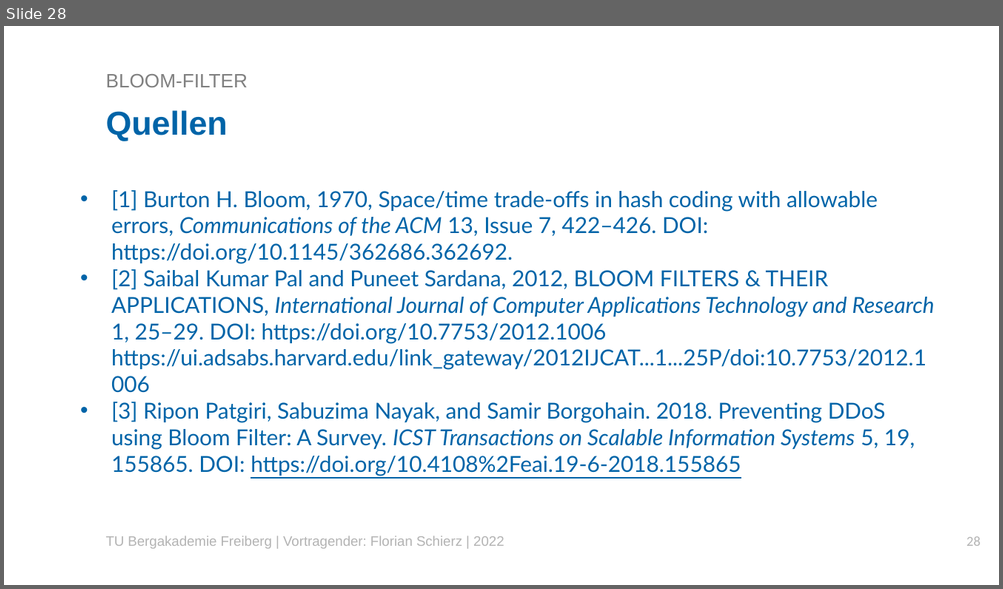
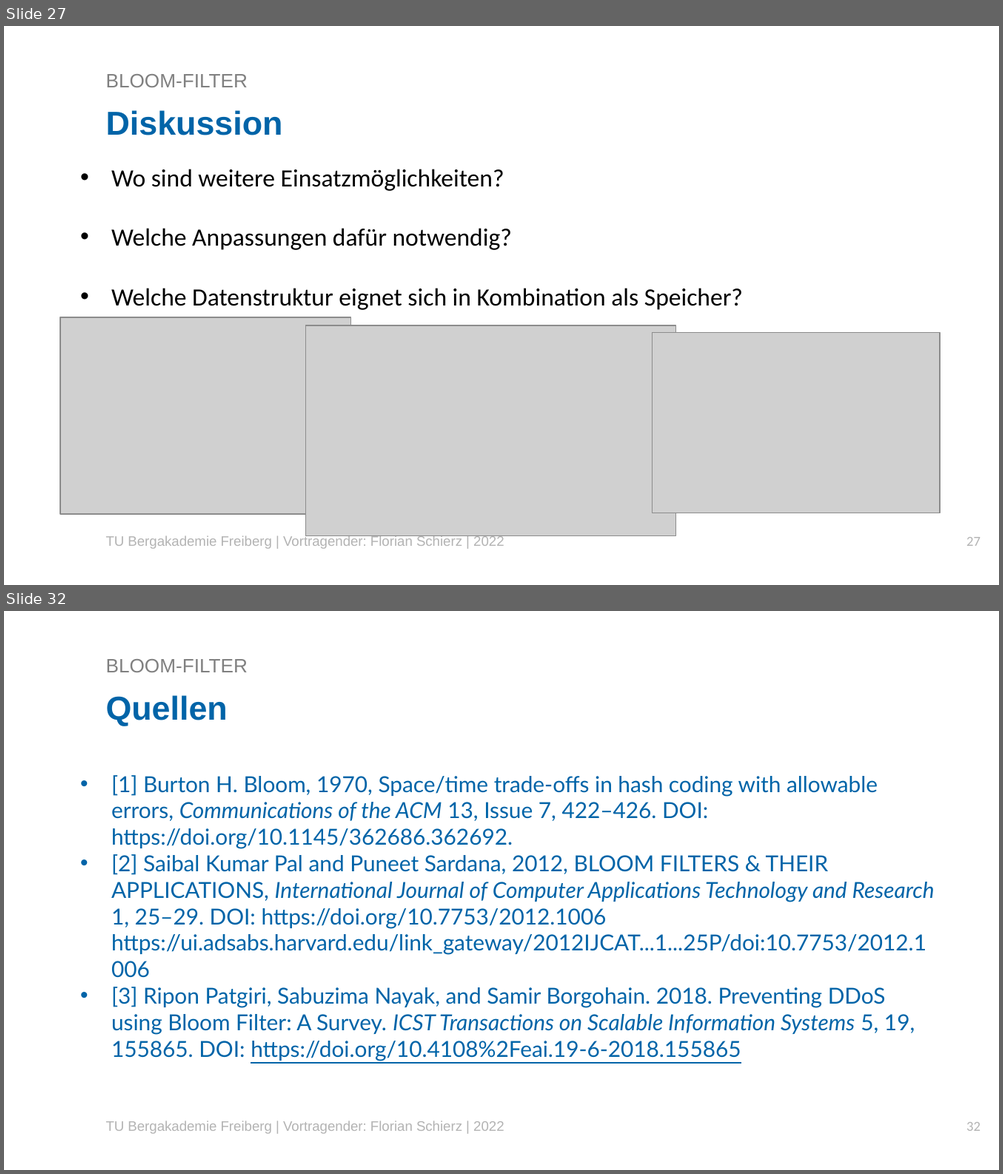
Before and after one commit to Florian2501/Seminar, a slide deck: Vorträge/VortragFlorianSchierzBloomfilterKurz.pptx. Shown one above the other, each under a label of ours: slide 28 before the commit, slides 27 and 32 after it; the slides between them are not shown. The pictures are 1003x589 and 1003x1174 pixels, drawn with LibreOffice and Linux fonts; fonts in the diff are those of the drawing; grey boxes stand for pictures; background and template pictures are left out. Boxes give left, top, right and bottom in pixels: in the first picture for what was removed or moved away, otherwise in the second. Text is boxed around its words. In the diff, an @@ line names an element or a change of style, - is before the commit and + after.

Commit message:
Korrektur Grafiken und Vortrag

```diff
--- a/Vorträge/VortragFlorianSchierzBloomfilterKurz.pptx
+++ b/Vorträge/VortragFlorianSchierzBloomfilterKurz.pptx
@@ slide 27 added at (4, 26, 999, 585), background #FFFFFF @@
@@ title added at (106, 74, 247, 87), 14 pt, text #808080 @@
+BLOOM-FILTER
@@ text added at (106, 110, 283, 136), 24 pt, text #0064A8, bold @@
+Diskussion
@@ text added at (111, 169, 743, 310), 18 pt, text #000000 @@
+• Wo sind weitere Einsatzmöglichkeiten?
+• Welche Anpassungen dafür notwendig?
+• Welche Datenstruktur eignet sich in Kombination als Speicher?
@@ picture added at (61, 318, 351, 514) @@
@@ picture added at (305, 326, 675, 536) @@
@@ picture added at (652, 332, 939, 514) @@
@@ text added at (106, 536, 504, 549), 10 pt, text #B3B3B3 @@
+TU Bergakademie Freiberg | Vortragender: Florian Schierz | 2022
@@ page number added at (966, 537, 980, 546), 10 pt, text #B3B3B3 @@
+27
@@ what was slide 28 is now slide 32 @@
@@ page number at (966, 1122, 980, 1131): text changed @@
-28
+32
```
Also in this commit, not shown: 3 slides changed, 3 other slides added, 7 other files.
